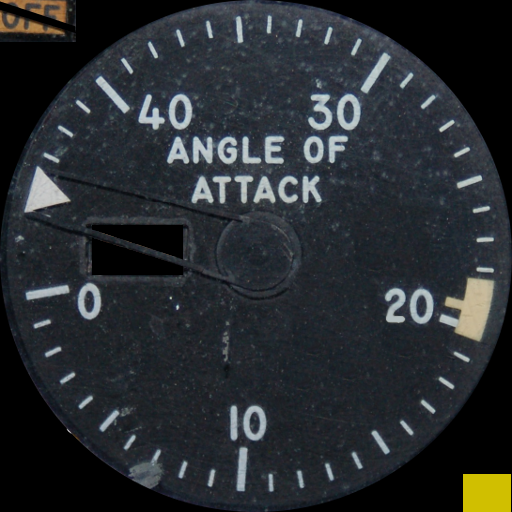
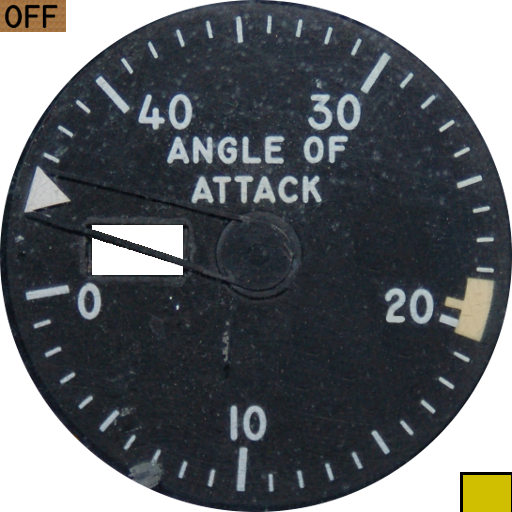
Before/after of a 512x512 layered artwork. What changed in the layer stack:
added layer "Pasted Layer" above "Pasted Layer #1" over [463, 474, 511, 475]
added layer "OFF" above "Layer" over [4, 4, 58, 28]
added layer "Layer" above "aoa-gauge.png" over [0, 0, 66, 32]
hid "aoa-gauge.png" over [0, 0, 512, 512]
